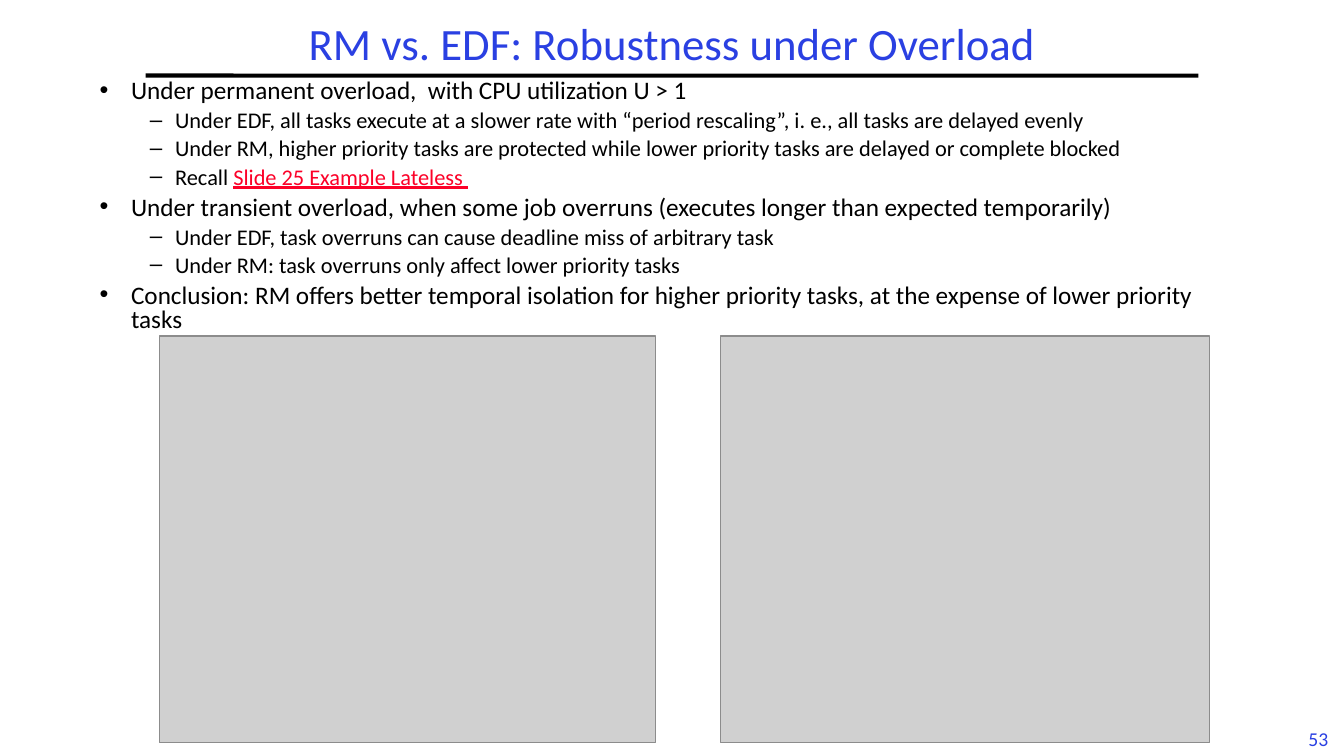
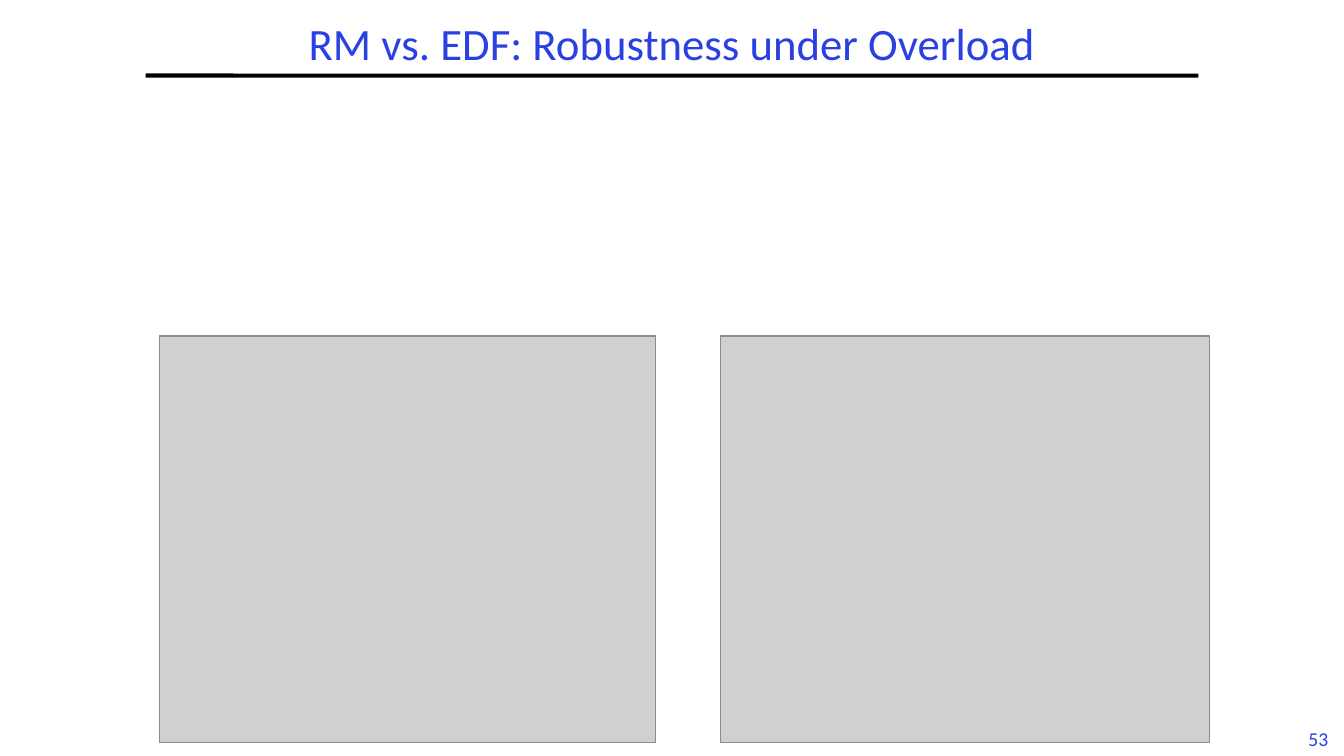
Before and after one commit to guhofstra/CSC256Fa25, a slide deck: slide 53 of PPTs/L6-RTScheduling I.pptx. Drawn at 1344x756 pixels with LibreOffice and Linux fonts; fonts in the diff are those of the drawing; grey boxes stand for pictures. Boxes give left, top, right and bottom in pixels: in the first picture for what was removed or moved away, otherwise in the second. Text is boxed around its words. In the diff, an @@ line names an element or a change of style, - is before the commit and + after.

```diff
--- a/PPTs/L6-RTScheduling I.pptx
+++ b/PPTs/L6-RTScheduling I.pptx
@@ text removed at <box>131,81,1191,329</box> @@
-• Under permanent overload, with CPU utilization U > 1
-  – Under EDF, all tasks execute at a slower rate with “period rescaling”, i. e., all tasks are delayed evenly
-  – Under RM, higher priority tasks are protected while lower priority tasks are delayed or complete blocked
-  – Recall Slide 25 Example Lateless
-• Under transient overload, when some job overruns (executes longer than expected temporarily)
-  – Under EDF, task overruns can cause deadline miss of arbitrary task
-  – Under RM: task overruns only affect lower priority tasks
-• Conclusion: RM offers better temporal isolation for higher priority tasks, at the expense of lower priority tasks
```
Also in this commit, not shown: 3 other slides changed, 1 slide added, 1 slide removed, 2 other files.
